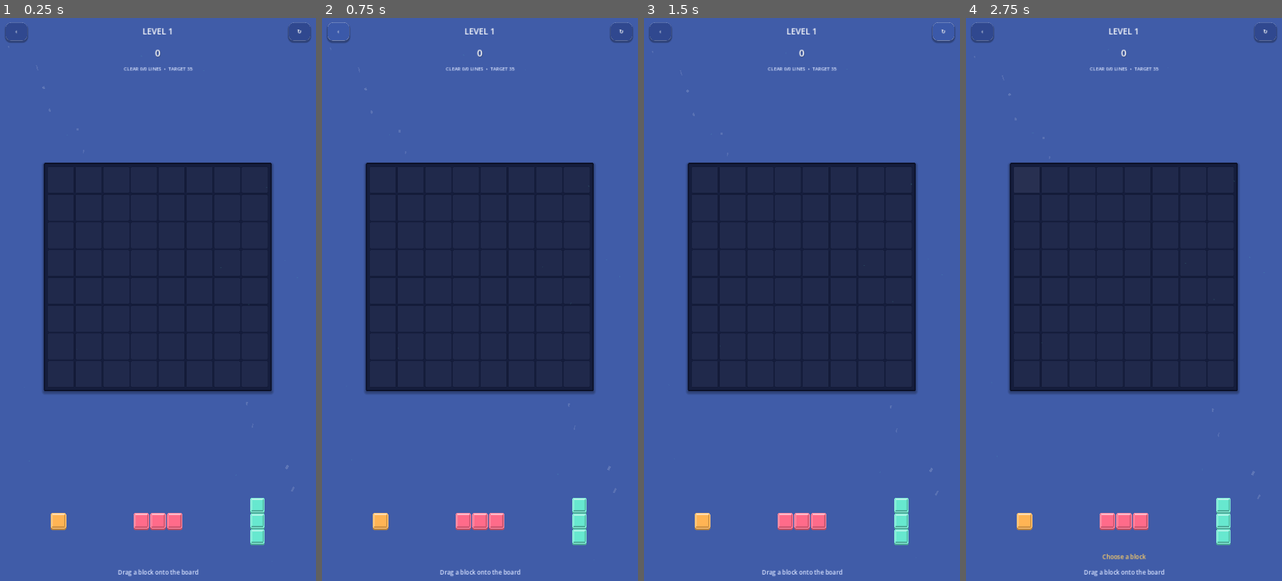
Above: before the commit, frames 1-4 (left to right).
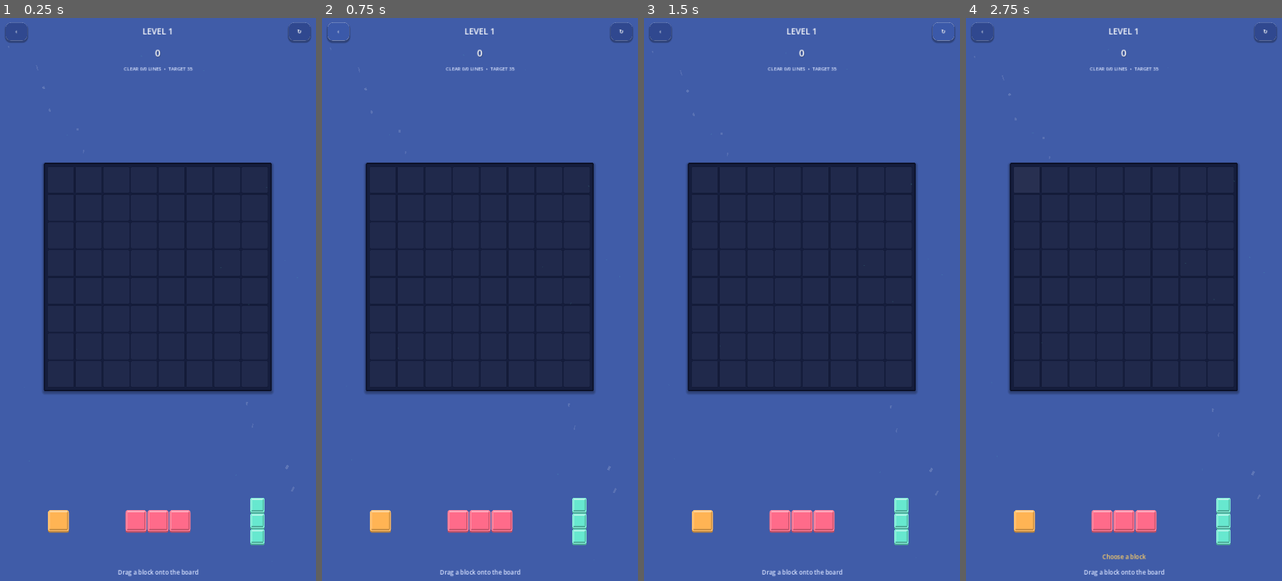
Above: after the commit, the same moments.

Repository: eghosa001/unjam
Game: Godot game, scene res://scenes/BlockPuzzle.tscn
Same seed, same stepped clock (60 frames per second), same inputs: the game is played once before the commit and once after it. This scene is started directly instead of the project's main scene.
Inputs (mouse positions are in pixels of both pictures, inside the frame that each line leads up to):
- Up to frame 1 (0.25 s): no input
- Up to frame 2 (0.75 s): click "‹" at 0.5 s
- Up to frame 3 (1.5 s): click "↻" at 1.25 s
- Up to frame 4 (2.75 s): click (1026, 181) at 2.02 s

The runs differ from the first frame. In frame 1, 0.8% of the frame differs, in the area x 15-61%, y 87-92%; in frame 2, 0.8%; in frame 3, 0.8%; in frame 4, 0.8%.

Commit message:
Fix Block Puzzle real touch coordinates and magnetic alignment

Diff:
--- a/scripts/ui/block_piece_button.gd
+++ b/scripts/ui/block_piece_button.gd
@@ -91,7 +91,7 @@
 	dragging = true
 	var tween := create_tween().set_trans(Tween.TRANS_QUAD).set_ease(Tween.EASE_OUT)
 	tween.tween_property(self, "scale", Vector2(0.84, 0.84), 0.07)
-	tween.parallel().tween_property(self, "modulate", Color(1, 1, 1, 0.18), 0.07)
+	tween.parallel().tween_property(self, "modulate", Color(1, 1, 1, 0.06), 0.07)
 	if has_node("/root/FeedbackManager"):
 		FeedbackManager.tap()
 
@@ -119,11 +119,15 @@
 		return
 	var game := _game()
 	var local_point: Vector2 = parent_control.get_global_transform_with_canvas().affine_inverse() * screen_position
-	var desired := local_point - Vector2(touch_preview.size.x * 0.5, touch_preview.size.y * 0.5 + TOUCH_LIFT)
+	var desired: Vector2 = local_point - Vector2(touch_preview.size.x * 0.5, touch_preview.size.y * 0.5 + TOUCH_LIFT)
 	var valid := true
 	if game != null:
 		var origin := _best_origin(game, screen_position)
-		valid = origin.x >= 0 and bool(game.call("can_place", shape, origin))
+		if origin.x >= 0:
+			desired = _preview_position_for_origin(game, origin)
+			valid = bool(game.call("can_place", shape, origin))
+		else:
+			valid = false
 	if touch_preview.has_method("set_drag_target"):
 		touch_preview.call("set_drag_target", desired, valid)
 	else:
@@ -164,33 +168,38 @@
 func _gui_input(event: InputEvent) -> void:
 	if used or shape.is_empty():
 		return
+	# Control._gui_input receives touch coordinates in this button's LOCAL space.
+	# Convert them back to canvas/screen space before driving the floating preview
+	# and board hit-testing; using the local values made the ghost jump offscreen.
 	if event is InputEventScreenTouch:
+		var screen_position: Vector2 = get_global_transform_with_canvas() * event.position
 		if event.pressed:
 			touch_drag_started = true
 			_begin_drag_feedback()
 			var game := _game()
 			if game != null and game.has_method("register_touch_drag"):
 				game.call("register_touch_drag", self)
-			_show_touch_preview(event.position)
-			_update_touch_footprint(event.position)
+			_show_touch_preview(screen_position)
+			_update_touch_footprint(screen_position)
 			accept_event()
 		else:
 			if touch_drag_started:
-				_finish_touch_drag(event.position)
+				_finish_touch_drag(screen_position)
 				touch_drag_started = false
 				accept_event()
 			else:
 				touch_drag_started = false
 	elif event is InputEventScreenDrag:
+		var screen_position: Vector2 = get_global_transform_with_canvas() * event.position
 		if not touch_drag_started:
 			touch_drag_started = true
 			_begin_drag_feedback()
 			var game := _game()
 			if game != null and game.has_method("register_touch_drag"):
 				game.call("register_touch_drag", self)
-		_show_touch_preview(event.position)
-		_update_touch_preview_position(event.position)
-		_update_touch_footprint(event.position)
+		_show_touch_preview(screen_position)
+		_update_touch_preview_position(screen_position)
+		_update_touch_footprint(screen_position)
 		accept_event()
 
 func _notification(what: int) -> void:
@@ -276,13 +285,14 @@
 			if cell != null and is_instance_valid(cell) and cell.has_method("set_drag_footprint"):
 				cell.call("set_drag_footprint", true, valid, accent)
 
-func _snap_preview_to_origin(game: Node, origin: Vector2i) -> void:
+func _preview_position_for_origin(game: Node, origin: Vector2i) -> Vector2:
 	if touch_preview == null or not is_instance_valid(touch_preview):
-		return
+		return Vector2.ZERO
 	var cells := _cell_buttons(game)
 	if cells.is_empty():
-		return
-	var centers: Array[Vector2] = []
+		return touch_preview.position
+	var center := Vector2.ZERO
+	var count := 0
 	for raw in shape:
 		var point := _as_point(raw)
 		var x := origin.x + point.x
@@ -292,18 +302,24 @@
 		var idx := y * 8 + x
 		if idx >= 0 and idx < cells.size():
 			var cell: Control = cells[idx]
-			centers.append(cell.get_global_rect().get_center())
-	if centers.is_empty():
-		return
-	var center := Vector2.ZERO
-	for value in centers:
-		center += value
-	center /= float(centers.size())
+			center += cell.get_global_rect().get_center()
+			count += 1
+	if count <= 0:
+		return touch_preview.position
+	center /= float(count)
 	var parent_control := touch_preview.get_parent() as Control
 	if parent_control == null:
-		return
-	var local_center := parent_control.get_global_transform_with_canvas().affine_inverse() * center
-	var desired := local_center - touch_preview.size * 0.5
+		return touch_preview.position
+	var local_center: Vector2 = parent_control.get_global_transform_with_canvas().affine_inverse() * center
+	var centroid := touch_preview.size * 0.5
+	if touch_preview.has_method("shape_centroid_local"):
+		centroid = Vector2(touch_preview.call("shape_centroid_local"))
+	return local_center - centroid
+
+func _snap_preview_to_origin(game: Node, origin: Vector2i) -> void:
+	if touch_preview == null or not is_instance_valid(touch_preview):
+		return
+	var desired := _preview_position_for_origin(game, origin)
 	if touch_preview.has_method("set_drag_target"):
 		touch_preview.call("set_drag_target", desired, true)
 	if touch_preview.has_method("set_drag_scale"):
@@ -360,7 +376,7 @@
 	for point in points:
 		max_x = maxi(max_x, point.x)
 		max_y = maxi(max_y, point.y)
-	var cell := minf(56.0, minf((size.x - 24.0) / float(max_x + 1), (size.y - 18.0) / float(max_y + 1)))
+	var cell := minf(74.0, minf((size.x - 24.0) / float(max_x + 1), (size.y - 18.0) / float(max_y + 1)))
 	cell = maxf(14.0, cell)
 	var total := Vector2((max_x + 1) * cell, (max_y + 1) * cell)
 	var origin := (size - total) * 0.5
